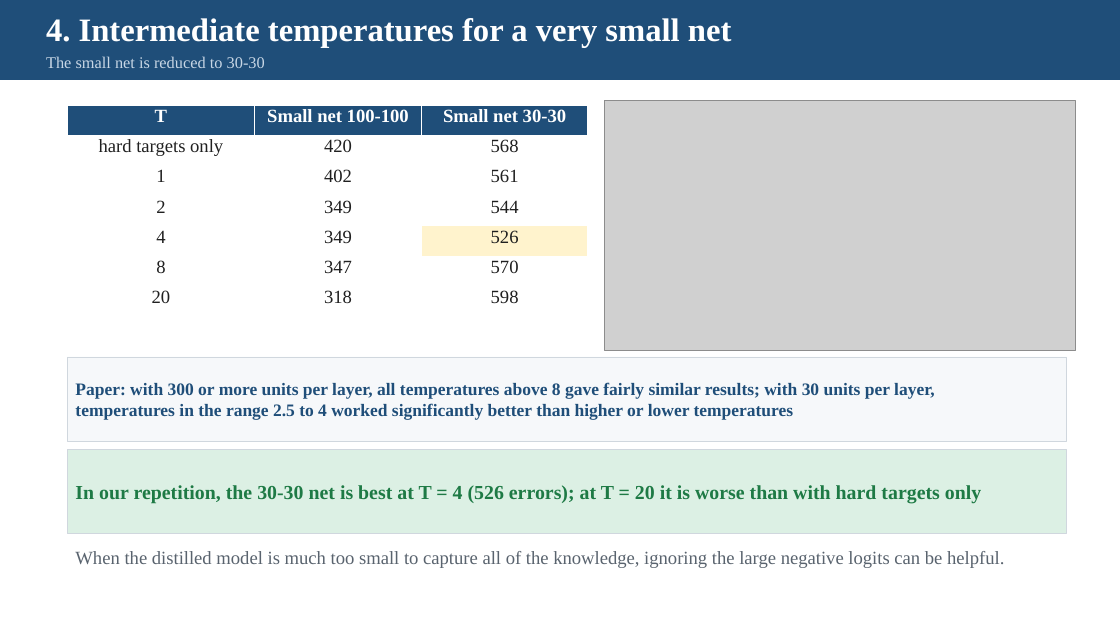
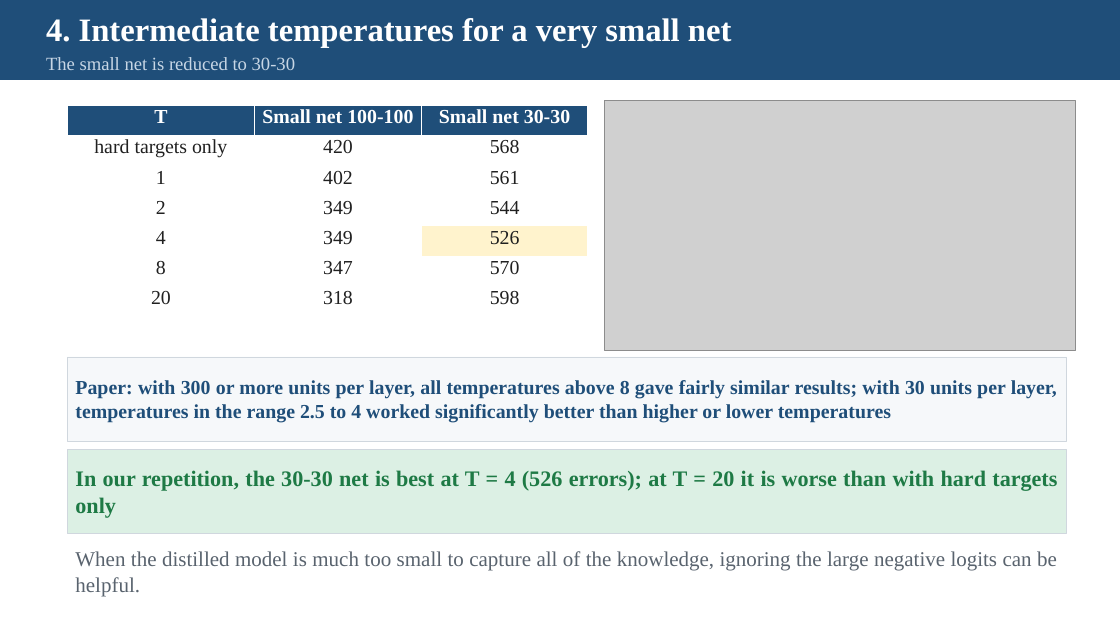
Before and after one commit to pychang-ai/115-1_DLMA, a slide deck: slide 20 of topics/knowledge-distillation/Knowledge_Distillation_slides_EN.pptx. Drawn at 1120x630 pixels with LibreOffice and Linux fonts; fonts in the diff are those of the drawing; grey boxes stand for pictures. Boxes give left, top, right and bottom in pixels: in the first picture for what was removed or moved away, otherwise in the second. Text is boxed around its words. In the diff, an @@ line names an element or a change of style, - is before the commit and + after.

```diff
--- a/topics/knowledge-distillation/Knowledge_Distillation_slides_EN.pptx
+++ b/topics/knowledge-distillation/Knowledge_Distillation_slides_EN.pptx
@@ text "The small net is reduced ..." at [46,57,295,70]: size 14 to 16 pt @@
@@ table at [67,105,587,317] @@
@@ size 16 to 17 pt @@
@@ text in rectangle at [75,380,1057,423]: text changed; size 15 to 17 pt @@
-Paper: with 300 or more units per layer, all temperatures above 8 gave fairly similar results; with 30 units per layer,
-temperatures in the range 2.5 to 4 worked significantly better than higher or lower temperatures
+Paper: with 300 or more units per layer, all temperatures above 8 gave fairly similar results; with 30 units per layer, temperatures in the range 2.5 to 4 worked significantly better than higher or lower temperatures
@@ rectangle "In our repetition, the 30-30 ..." at [67,450,1067,534]: size 17 to 19 pt @@
@@ text "When the distilled model is ..." at [75,551,1057,596]: size 16 to 18 pt @@
```
Also in this commit, not shown: 22 other slides changed, 7 other files.
